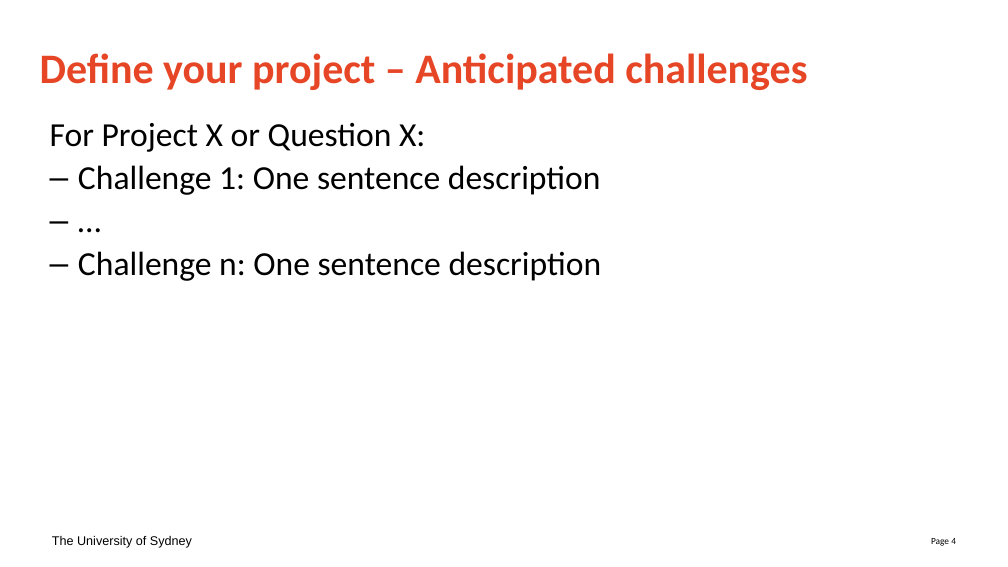
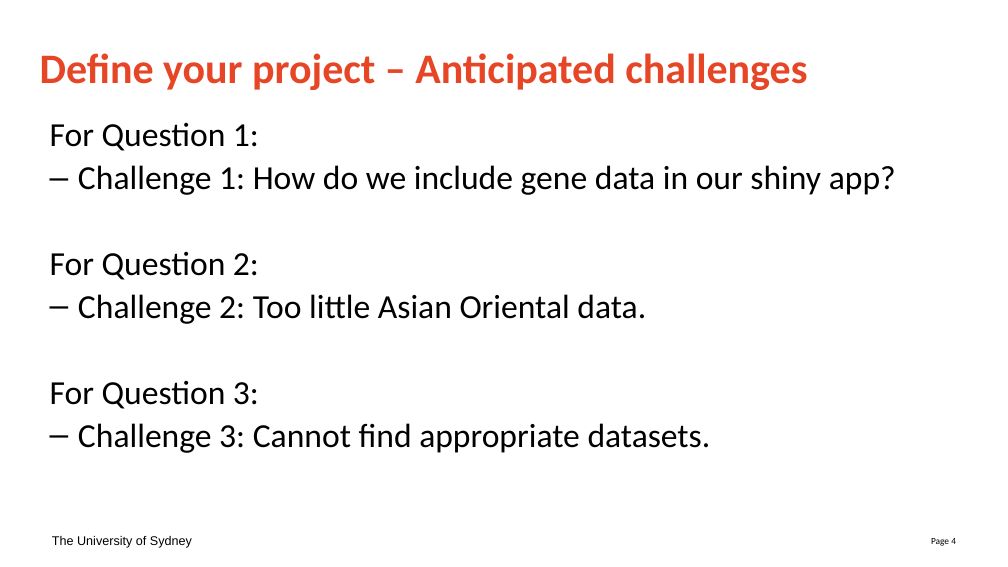
Before and after one commit to zephyralistair/Data3888-KidneyA1, a slide deck: slide 4 of Weekly Updates/Meeting minutes and Action slides template-1.pptx. Drawn at 1008x567 pixels with LibreOffice and Linux fonts; fonts in the diff are those of the drawing. Boxes give left, top, right and bottom in pixels: in the first picture for what was removed or moved away, otherwise in the second. Text is boxed around its words. In the diff, an @@ line names an element or a change of style, - is before the commit and + after.

```diff
--- a/Weekly Updates/Meeting minutes and Action slides template-1.pptx
+++ b/Weekly Updates/Meeting minutes and Action slides template-1.pptx
@@ text at [50,122,896,453]: text changed @@
-For Project X or Question X:
-– Challenge 1: One sentence description
-– …
-– Challenge n: One sentence description
+For Question 1:
+– Challenge 1: How do we include gene data in our shiny app?
+For Question 2:
+– Challenge 2: Too little Asian Oriental data.
+For Question 3:
+– Challenge 3: Cannot find appropriate datasets.
```
Also in this commit, not shown: 4 other slides changed.
